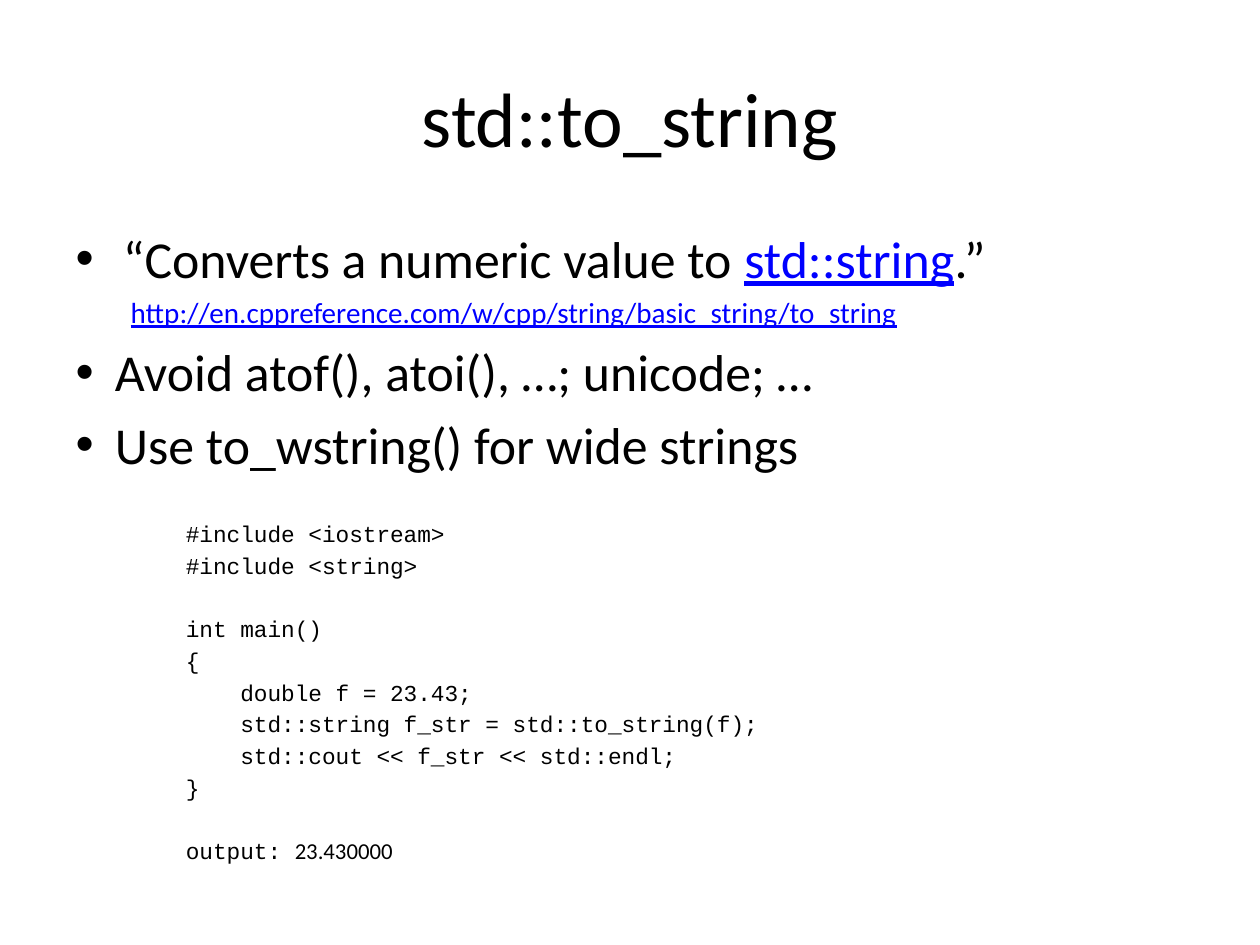
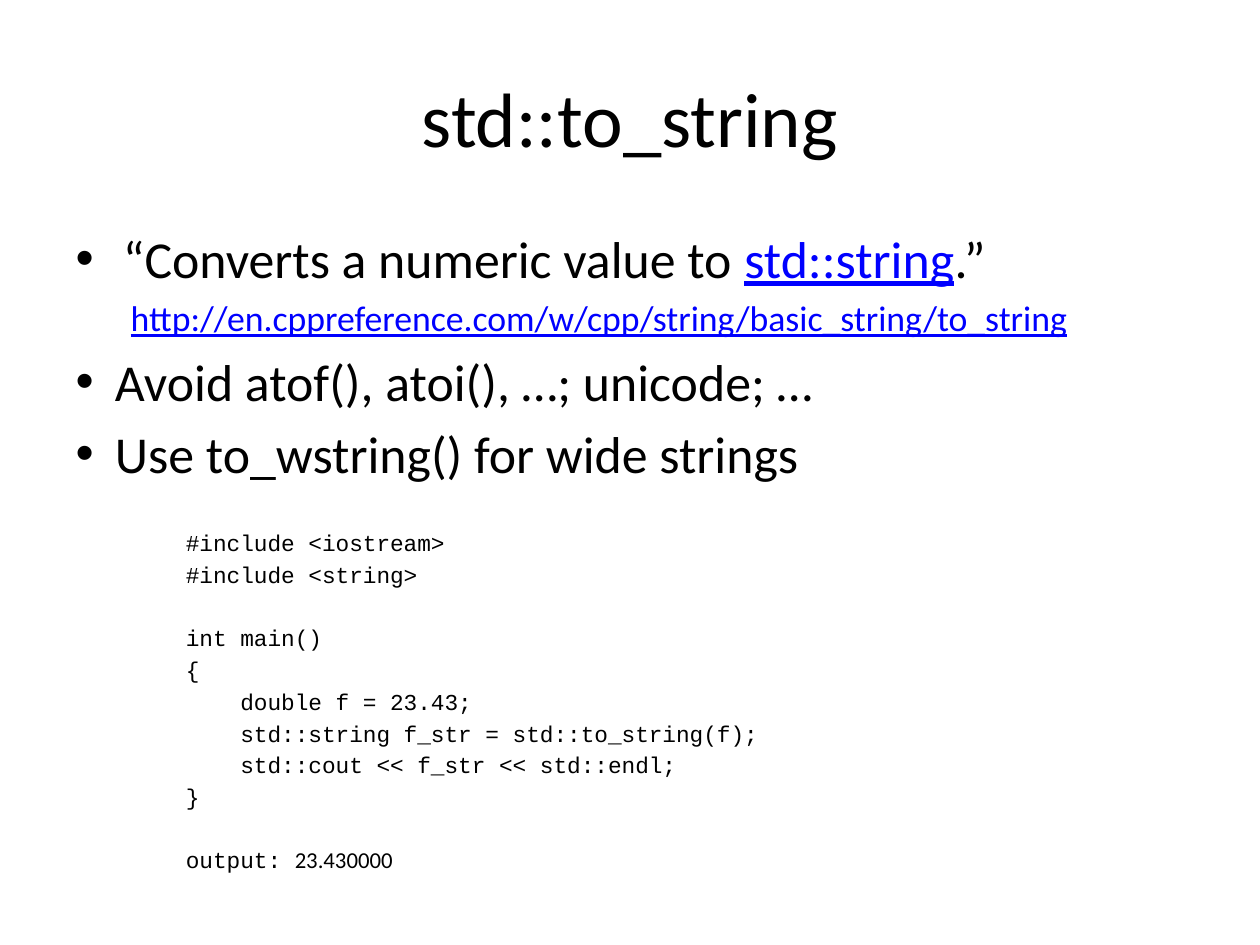
Before and after one commit to fellmad/FunWithCpp11, a slide deck: slide 15 of doc/Fun_with_C++11.pptx (slide 14 before the commit). Drawn at 1260x945 pixels with LibreOffice and Linux fonts; fonts in the diff are those of the drawing. Boxes give left, top, right and bottom in pixels: in the first picture for what was removed or moved away, otherwise in the second. Text is boxed around its words. In the diff, an @@ line names an element or a change of style, - is before the commit and + after.

```diff
--- a/doc/Fun_with_C++11.pptx
+++ b/doc/Fun_with_C++11.pptx
@@ text at <box>131,306,1067,337</box>: size 16.6 to 20.4 pt in "http://en.cppreference.com/w/cpp/string/basic_string/to_stri ..." @@
```
Also in this commit, not shown: 2 other slides changed, 1 slide added.
